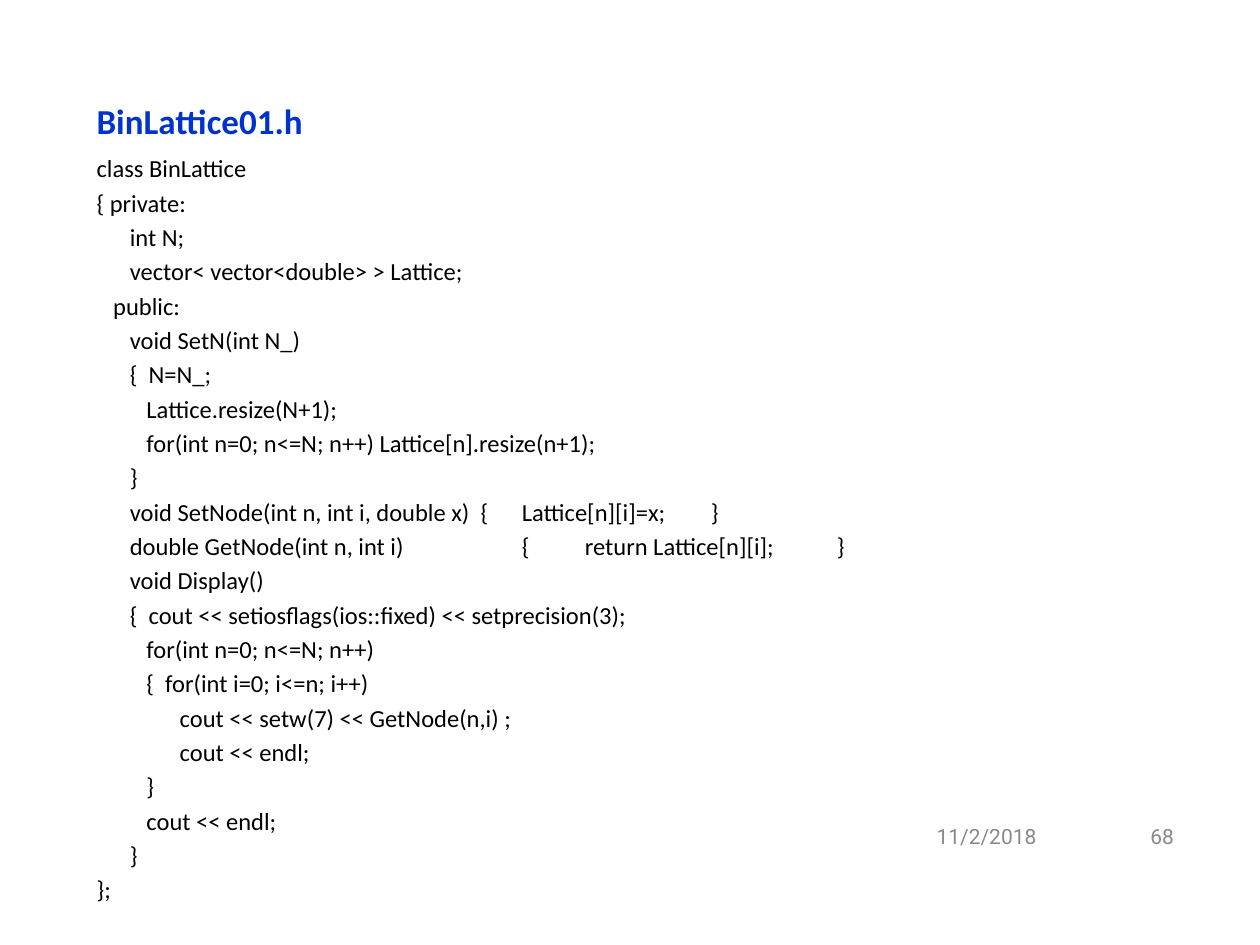
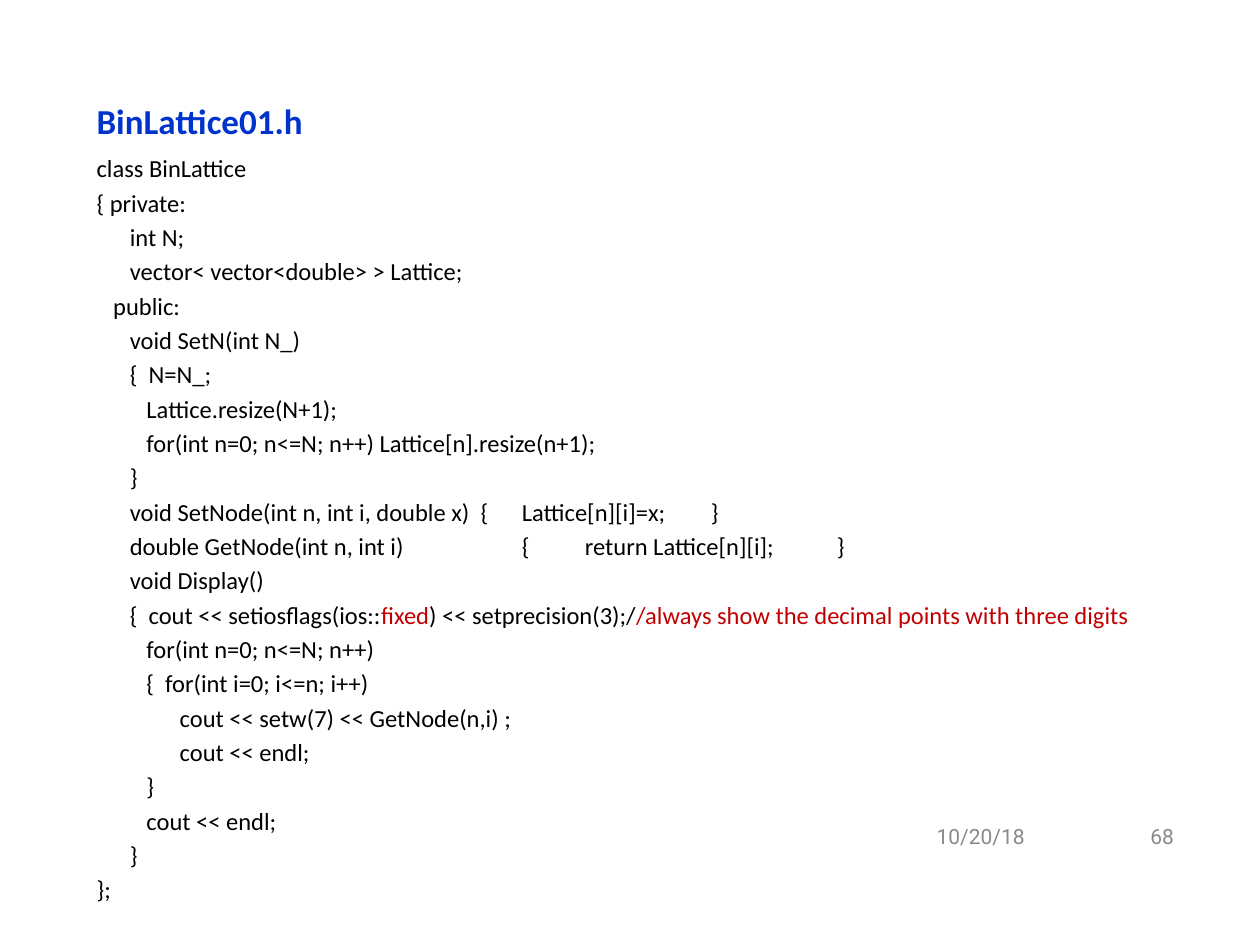
Before and after one commit to gabywang/FRE6883, a slide deck: slide 68 of Slides/Part 2-Financial Applications Using Data Structures, Templates and Design Patterns.pptx. Drawn at 1260x945 pixels with LibreOffice and Linux fonts; fonts in the diff are those of the drawing; background and template pictures are left out. Boxes give left, top, right and bottom in pixels: in the first picture for what was removed or moved away, otherwise in the second. Text is boxed around its words. In the diff, an @@ line names an element or a change of style, - is before the commit and + after.

```diff
--- a/Slides/Part 2-Financial Applications Using Data Structures, Templates and Design Patterns.pptx
+++ b/Slides/Part 2-Financial Applications Using Data Structures, Templates and Design Patterns.pptx
@@ text at (149, 606, 1127, 629): text changed; text colour #000000 to #C00000 @@
-{ cout << setiosflags(ios::fixed) << setprecision(3);
+{ cout << setiosflags(ios::fixed) << setprecision(3);//always show the decimal points with three digits
@@ text at (937, 829, 1025, 845): text changed @@
-11/2/2018
+10/20/18
```
Also in this commit, not shown: 57 other slides changed.
